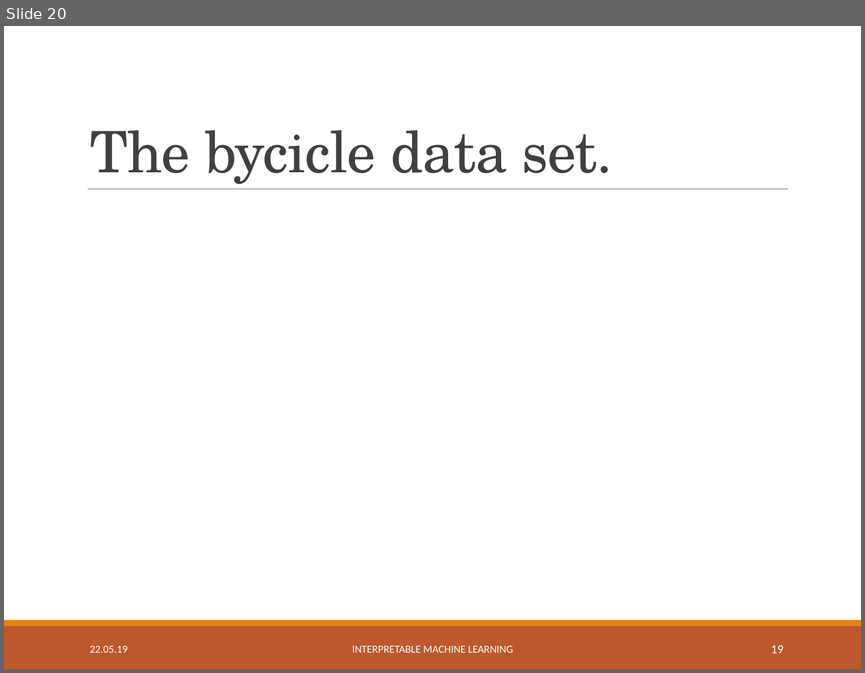
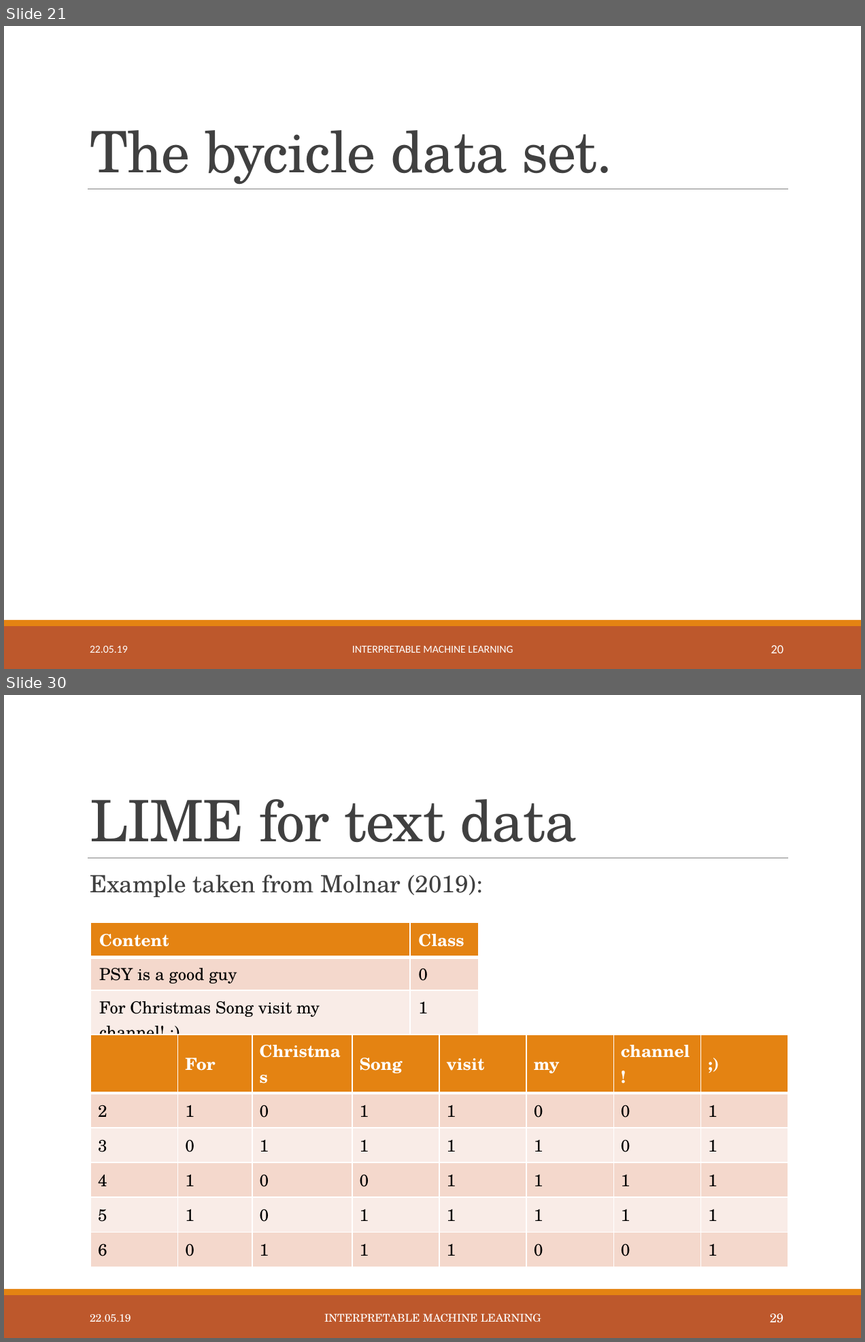
Before and after one commit to slds-lmu/iml_methods_limitations, a slide deck: Slides/LIME-neighbourhood.pptx. Shown one above the other, each under a label of ours: slide 20 before the commit, slides 21 and 30 after it; the slides between them are not shown. The pictures are 865x673 and 865x1342 pixels, drawn with LibreOffice and Linux fonts; fonts in the diff are those of the drawing. Boxes give left, top, right and bottom in pixels: in the first picture for what was removed or moved away, otherwise in the second. Text is boxed around its words. In the diff, an @@ line names an element or a change of style, - is before the commit and + after.

Commit message:
Created r references, only 1 slide missing, to do: CV and rewrite real data section with new plots

```diff
--- a/Slides/LIME-neighbourhood.pptx
+++ b/Slides/LIME-neighbourhood.pptx
@@ slide 30 added at [4,695,861,1338], background #FFFFFF; not listed: 3 template elements that a slide beside it also shows @@
@@ title added at [90,799,577,858], 48 pt, text #404040 @@
+LIME for text data
@@ text added at [90,875,483,897], 20 pt, text #404040 @@
+  Example taken from Molnar (2019):
@@ table added at [90,923,478,1046], 3 rows, 2 columns @@
+Content | Class
+PSY is a good guy | 0
+For Christmas Song visit my channel! ;) | 1
@@ table added at [90,1034,789,1259], 6 rows, 8 columns @@
+ | For | Christmas | Song | visit | my | channel! | ;)
+2 | 1 | 0 | 1 | 1 | 0 | 0 | 1
+3 | 0 | 1 | 1 | 1 | 1 | 0 | 1
+4 | 1 | 0 | 0 | 1 | 1 | 1 | 1
+5 | 1 | 0 | 1 | 1 | 1 | 1 | 1
+6 | 0 | 1 | 1 | 1 | 0 | 0 | 1
@@ text added at [90,1314,131,1321], 9 pt, text #FFFFFF @@
+22.05.19
@@ text added at [324,1313,541,1321], 9 pt, text #FFFFFF @@
+INTERPRETABLE MACHINE LEARNING
@@ page number added at [770,1313,783,1323], 10.5 pt, text #FFFFFF @@
+29
@@ what was slide 20 is now slide 21 @@
@@ page number at [771,645,784,653]: text changed @@
-19
+20
```
Also in this commit, not shown: 13 slides changed, 2 other slides added, 5 other files.
